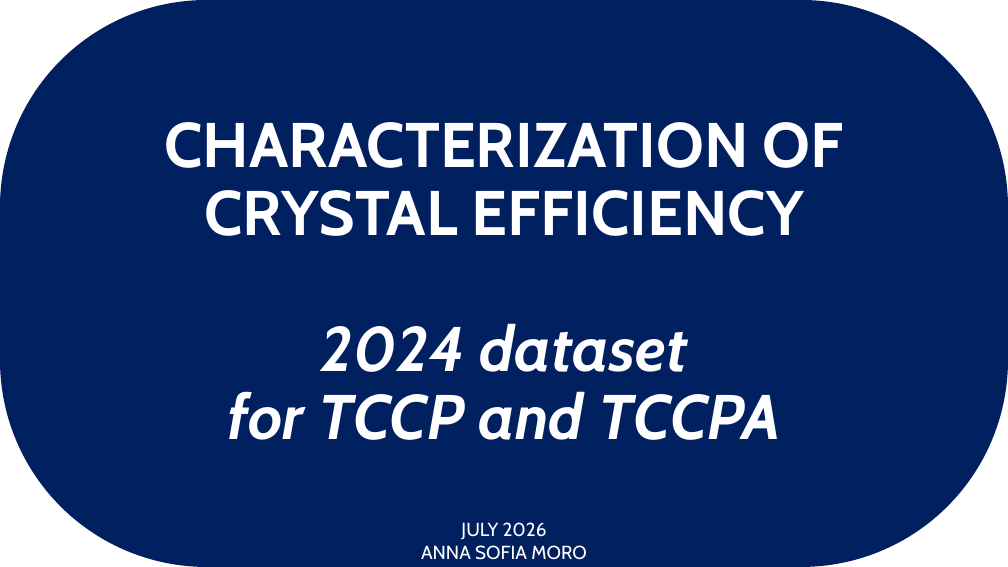
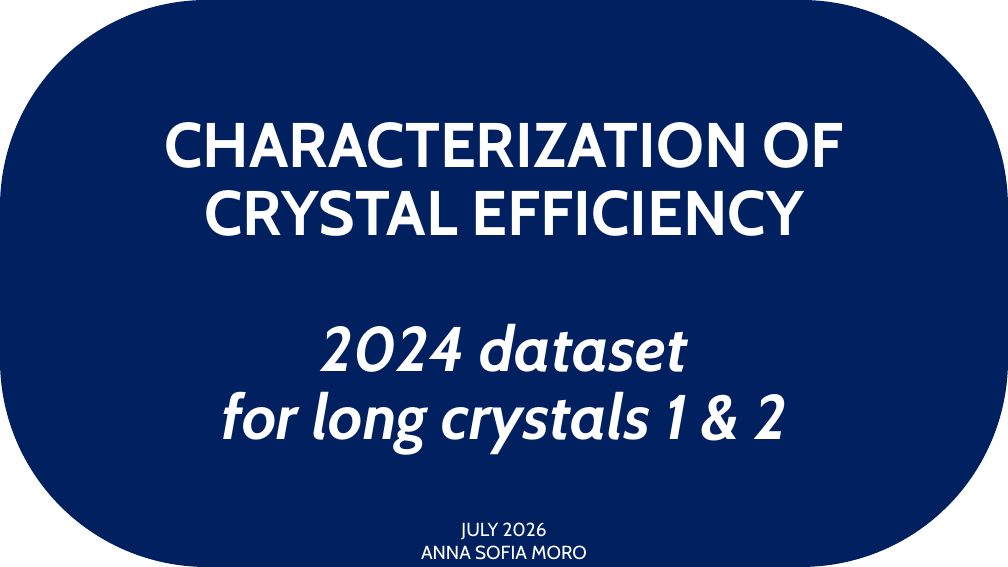
Before and after one commit to annaasofia/tesi, a slide deck: slide 1 of slides/week2.pptx. Drawn at 1008x567 pixels with LibreOffice and Linux fonts; fonts in the diff are those of the drawing. Boxes give left, top, right and bottom in pixels: in the first picture for what was removed or moved away, otherwise in the second. Text is boxed around its words. In the diff, an @@ line names an element or a change of style, - is before the commit and + after.

```diff
--- a/slides/week2.pptx
+++ b/slides/week2.pptx
@@ text in rounded rectangle at box(221, 391, 787, 454): text changed @@
-for TCCP and TCCPA
+for long crystals 1 & 2
```
Also in this commit, not shown: 4 other files.
